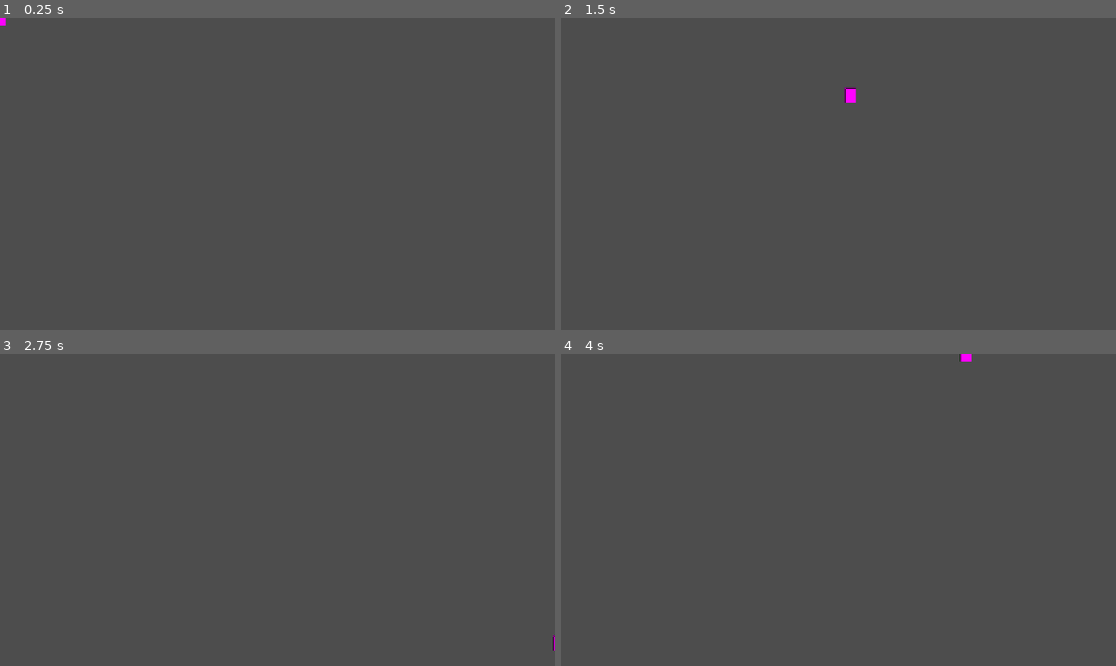
Above: before the commit, frames 1-4 (two rows, left to right).
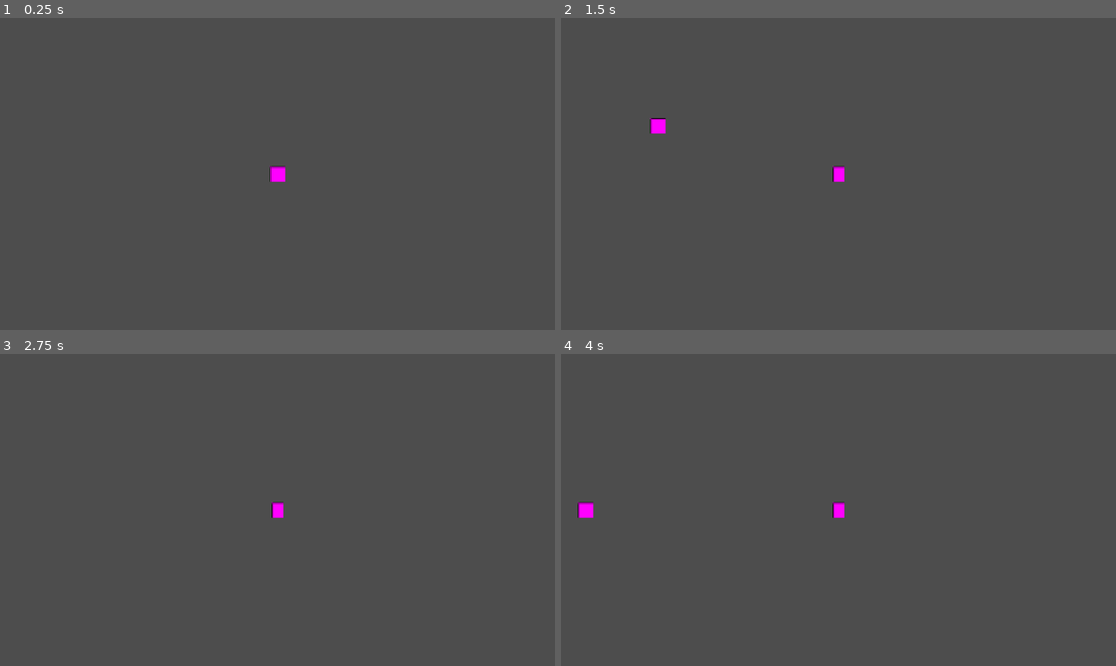
Above: after the commit, the same moments.

Repository: Mythidas/ProjectDoggo
Game: Godot game, scene res://scenes/Sandbox.tscn
The game is run twice, just before and just after one commit, with the same random seed, the same clock (stepped at 60 frames per second) and the same inputs. Before the commit the project starts from res://Sandbox.tscn.
Inputs:
- Up to frame 1 (0.25 s): no input
- Up to frame 2 (1.5 s): tap Enter at 0.5 s; hold D (move_right) 0.53-1.28 s; hold S (move_down) from 1.28 s (still down)
- Up to frame 3 (2.75 s): release S (move_down) at 2.03 s; hold D (move_right) from 2.03 s (still down)
- Up to frame 4 (4 s): release D (move_right) at 2.78 s; hold W (move_up) 2.78-3.53 s; tap Space at 3.5 s; hold A (move_left) from 3.53 s (still down)

The runs differ from the first frame. In frame 1, 0.2% of the frame differs, in the area x 0-52%, y 0-53%; in frame 2, 0.4%, in the area x 16-54%, y 22-53%; in frame 3, 0.1%; in frame 4, 0.3%.

Commit message:
add tracking cam

Diff:
--- a/Sandbox.tscn
+++ /dev/null
@@ -1,7 +0,0 @@
-[gd_scene load_steps=2 format=3 uid="uid://c3p5nce72etof"]
-
-[ext_resource type="PackedScene" uid="uid://vqoeygfd5xd8" path="res://Prefabs/Player.tscn" id="1_y8ncq"]
-
-[node name="Node2D" type="Node2D"]
-
-[node name="Player" parent="." instance=ExtResource("1_y8ncq")]
--- /dev/null
+++ b/prefabs/follow_camera/FollowCamera.gd
@@ -0,0 +1,10 @@
+extends Camera2D
+
+@export var target: Node2D
+
+# Called when the node enters the scene tree for the first time.
+func _ready() -> void:
+	pass # Replace with function body.
+
+func _process(delta: float) -> void:
+	position = target.position
--- /dev/null
+++ b/prefabs/follow_camera/FollowCamera.tscn
@@ -0,0 +1,6 @@
+[gd_scene load_steps=2 format=3 uid="uid://bj2q7aurlk4ou"]
+
+[ext_resource type="Script" uid="uid://cc3q3uwuctrq4" path="res://prefabs/follow_camera/FollowCamera.gd" id="1_4o7ua"]
+
+[node name="FollowCamera" type="Camera2D"]
+script = ExtResource("1_4o7ua")
--- a/Prefabs/Player.tscn
+++ b/prefabs/player/Player.tscn
@@ -1,6 +1,6 @@
 [gd_scene load_steps=4 format=3 uid="uid://vqoeygfd5xd8"]
 
-[ext_resource type="Script" uid="uid://yyhwgueb6rdn" path="res://Scripts/PlayerController.gd" id="1_um8lo"]
+[ext_resource type="Script" uid="uid://yyhwgueb6rdn" path="res://prefabs/player/PlayerController.gd" id="1_um8lo"]
 
 [sub_resource type="PlaceholderTexture2D" id="PlaceholderTexture2D_x3d5u"]
 size = Vector2(24, 32)
--- a/Scripts/PlayerController.gd
+++ b/prefabs/player/PlayerController.gd
@@ -1,7 +1,6 @@
 extends CharacterBody2D
 
 @export var move_force: float = 800.0
-@export var max_speed: float = 250.0
 
 # Called when the node enters the scene tree for the first time.
 func _ready() -> void:
--- /dev/null
+++ b/scenes/MainMenu.tscn
@@ -0,0 +1,5 @@
+[gd_scene format=3 uid="uid://p22nhod6pw8p"]
+
+[node name="MainMenu" type="Control"]
+layout_mode = 3
+anchors_preset = 0
--- /dev/null
+++ b/scenes/Sandbox.tscn
@@ -0,0 +1,18 @@
+[gd_scene load_steps=4 format=3 uid="uid://c3p5nce72etof"]
+
+[ext_resource type="PackedScene" uid="uid://vqoeygfd5xd8" path="res://prefabs/player/Player.tscn" id="1_n4mgf"]
+[ext_resource type="PackedScene" uid="uid://bj2q7aurlk4ou" path="res://prefabs/follow_camera/FollowCamera.tscn" id="2_w2k4y"]
+
+[sub_resource type="PlaceholderTexture2D" id="PlaceholderTexture2D_n4mgf"]
+size = Vector2(32, 32)
+
+[node name="Node2D" type="Node2D"]
+
+[node name="Player" parent="." instance=ExtResource("1_n4mgf")]
+move_force = 500.0
+
+[node name="FollowCamera" parent="." node_paths=PackedStringArray("target") instance=ExtResource("2_w2k4y")]
+target = NodePath("../Player")
+
+[node name="Wall" type="Sprite2D" parent="."]
+texture = SubResource("PlaceholderTexture2D_n4mgf")
Not shown, added: prefabs/follow_camera/FollowCamera.gd.uid
Renamed: Scripts/PlayerController.gd.uid -> prefabs/player/PlayerController.gd.uid
